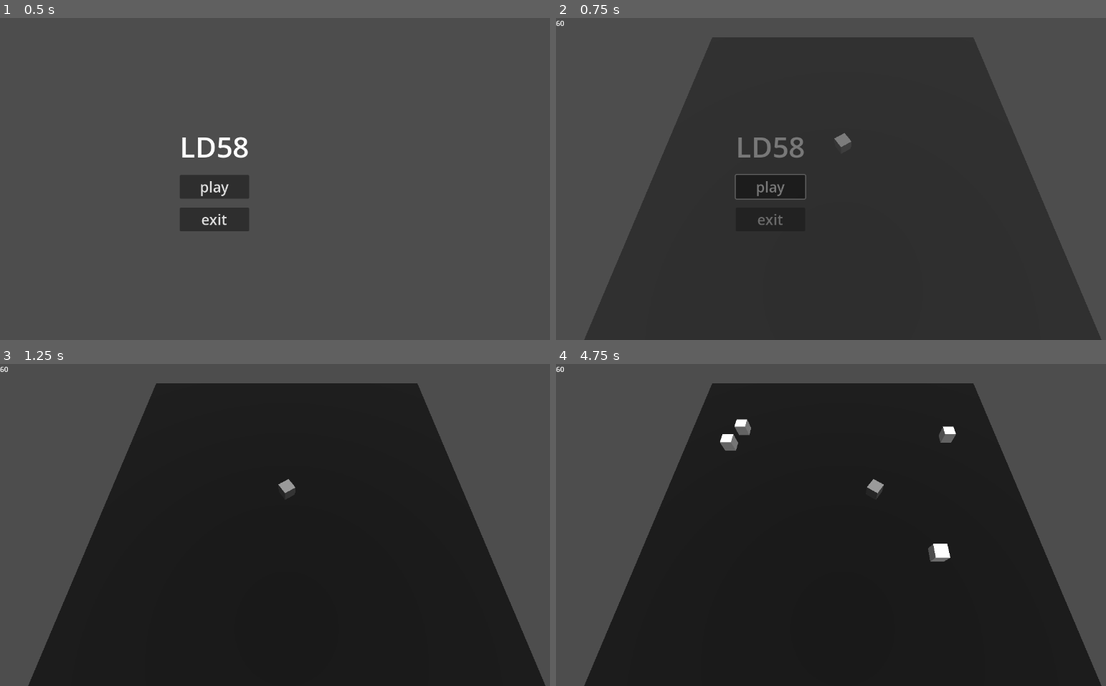
Above: before the commit, frames 1-4 (two rows, left to right).
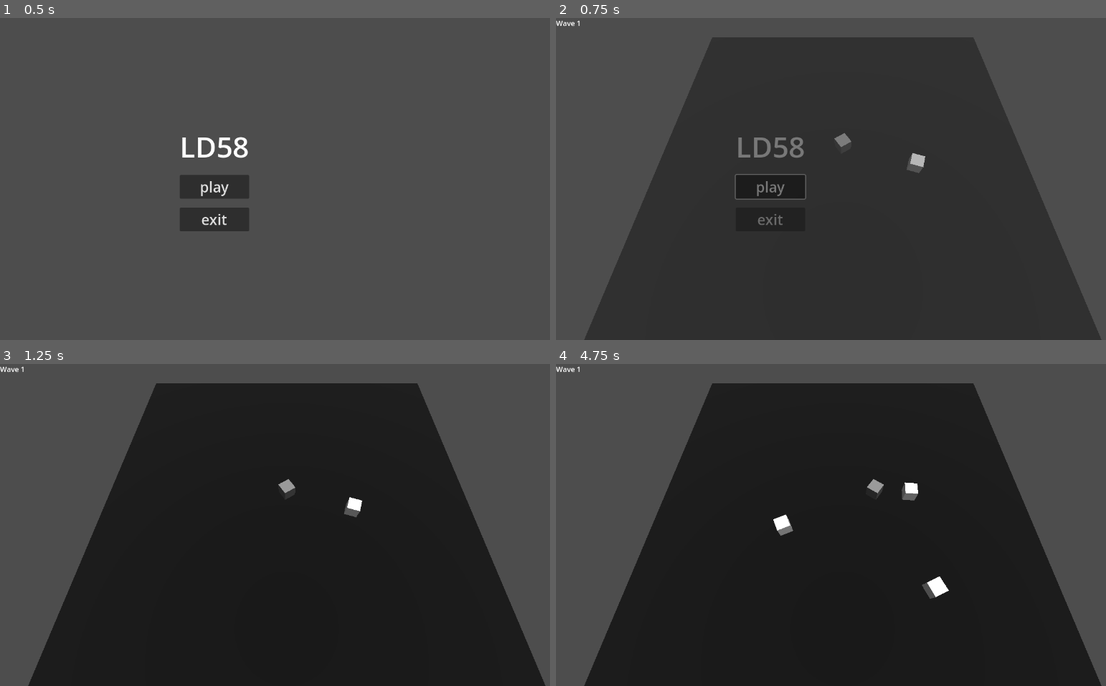
Above: after the commit, the same moments.

Repository: feored/LD58
Game: Godot game, scene res://scenes/main_menu/main_menu.tscn
The game is run twice, just before and just after one commit, with the same random seed, the same clock (stepped at 60 frames per second) and the same inputs. Sound files missing from this copy of the repository are replaced by a short silence.
Inputs (mouse positions are in pixels of both pictures, inside the frame that each line leads up to):
- Up to frame 1 (0.5 s): no input
- Up to frame 2 (0.75 s): click "play" at 0.5 s
- Up to frame 3 (1.25 s): no input
- Up to frame 4 (4.75 s): move the mouse to (968, 508) at 1.27 s; hold D (right) 1.28-2.03 s; move the mouse to (726, 541) at 2.02 s; hold S (down) 2.03-2.78 s; move the mouse to (902, 454) at 2.77 s; hold D (right) 2.78-3.53 s; move the mouse to (814, 589) at 3.52 s; hold W (up) 3.53-4.28 s; move the mouse to (1012, 573) at 4.27 s; hold A (left) from 4.28 s (still down)

Frame 1 is identical in both runs. In frame 2, 0.2% of the frame differs, in the area x 0-68%, y 0-49%; in frame 3, 0.2%; in frame 4, 1.1%, in the area x 0-73%, y 0-73%.
Error before the commit: Parse Error: Identifier "get_enemies" not declared in the current scope. (res://scenes/battle/enemy/enemy.gd:24)

Commit message:
wave system

Diff:
--- a/scenes/battle/UI/battle_ui.gd
+++ b/scenes/battle/UI/battle_ui.gd
@@ -1 +1,43 @@
 extends CanvasLayer
+
+signal next_wave
+
+enum State {
+    NONE,
+    IN_WAVE,
+    MENU
+}
+
+var state: State = State.NONE
+
+@onready var wave_label: Label = %WaveLabel
+@onready var menu_container: Control = %MenuContainer
+
+func _ready() -> void:
+    self.set_state(State.NONE)
+
+func set_wave(number: int) -> void:
+    wave_label.text = "Wave %d" % number
+    self.set_state(State.IN_WAVE)
+
+func set_state(new_state: State) -> void:
+    state = new_state
+    match state:
+        State.IN_WAVE:
+            menu_container.visible = false
+            wave_label.visible = true
+        State.MENU:
+            menu_container.visible = true
+            wave_label.visible = false
+        State.NONE:
+            menu_container.visible = false
+            wave_label.visible = false
+
+func _on_button_pressed() -> void:
+    Log.info("Menu button pressed")
+
+
+func _on_next_wave_button_pressed() -> void:
+    self.set_state(State.IN_WAVE)
+    next_wave.emit()
+    get_tree().paused = false
--- a/scenes/battle/battle.gd
+++ b/scenes/battle/battle.gd
@@ -1,15 +1,25 @@
 extends Node3D
+
+const WAVE_DURATION = 10.0
+var wave_number: int = 1
+var spawn_rate: float = 2.0 # seconds between spawns
+var next_spawn_time: float = 0.0
+
 var enemy_scene = preload("res://scenes/battle/enemy/enemy.tscn")
 var enemies: Array = []
-@onready var UI
 
 var time_elapsed: float = 0.0
+
+@onready var UI = %UI
 @onready var player_character = %Character
 
+func _ready() -> void:
+    UI.set_wave(wave_number)
+
 func manage_spawn() -> void:
-    if time_elapsed > 1.0:
+    if time_elapsed > next_spawn_time:
         spawn_enemy()
-        time_elapsed = 0.0
+        next_spawn_time = time_elapsed + Utils.rng.randf_range(spawn_rate * 0.75, spawn_rate * 1.25)
 
 func spawn_enemy() -> void:
     var enemy_instance = enemy_scene.instantiate()
@@ -20,9 +30,25 @@
     )
     add_child(enemy_instance)
     enemy_instance.player_character = player_character
-    enemy_instance.get_enemies = func(): return self.enemies
+    # enemy_instance.get_enemies = func(): return self.enemies
     enemies.push_back(enemy_instance)
+
+func check_wave() -> void:
+    if time_elapsed > WAVE_DURATION:
+        get_tree().paused = true
+        UI.set_state(UI.State.MENU)
 
 func _process(delta: float) -> void:
     time_elapsed += delta
     manage_spawn()
+    check_wave()
+
+func _on_ui_next_wave() -> void:
+    Log.info("Starting next wave")
+    for enemy in enemies:
+        enemy.queue_free()
+    enemies.clear()
+    spawn_rate = max(0.5, spawn_rate - 0.2)
+    time_elapsed = 0.0
+    wave_number += 1
+    UI.set_wave(wave_number)
--- a/scenes/battle/battle.tscn
+++ b/scenes/battle/battle.tscn
@@ -13,7 +13,7 @@
 
 [sub_resource type="Environment" id="Environment_r1e00"]
 
-[node name="Node3D" type="Node3D"]
+[node name="Battle" type="Node3D"]
 script = ExtResource("1_0yh6x")
 
 [node name="Ground" type="MeshInstance3D" parent="."]
@@ -34,9 +34,31 @@
 movement_speed = 2.5
 
 [node name="UI" type="CanvasLayer" parent="."]
+unique_name_in_owner = true
+process_mode = 3
 script = ExtResource("3_xd4uy")
 
-[node name="TimerLabel" type="Label" parent="UI"]
+[node name="WaveLabel" type="Label" parent="UI"]
+unique_name_in_owner = true
 offset_right = 40.0
 offset_bottom = 23.0
 text = "60"
+
+[node name="MenuContainer" type="PanelContainer" parent="UI"]
+unique_name_in_owner = true
+process_mode = 3
+anchors_preset = 15
+anchor_right = 1.0
+anchor_bottom = 1.0
+grow_horizontal = 2
+grow_vertical = 2
+
+[node name="NextWaveButton" type="Button" parent="UI/MenuContainer"]
+process_mode = 3
+layout_mode = 2
+size_flags_horizontal = 4
+size_flags_vertical = 4
+text = "Next Wave"
+
+[connection signal="next_wave" from="UI" to="." method="_on_ui_next_wave"]
+[connection signal="pressed" from="UI/MenuContainer/NextWaveButton" to="UI" method="_on_next_wave_button_pressed"]
--- a/scenes/battle/enemy/enemy.gd
+++ b/scenes/battle/enemy/enemy.gd
@@ -10,45 +10,49 @@
 
 
 func _physics_process(delta: float) -> void:
-	if not player_character:
-		return
-	if is_hit:
-		self.global_position += (transform.basis.z * delta * speed * 5)
-		return
-	look_at(player_character.global_position)
-	if player_character.global_position.distance_to(self.global_position) > 0.5:
-		self.global_position += (-transform.basis.z * delta * speed)
+    if not player_character:
+        return
+    if is_hit:
+        self.global_position += (transform.basis.z * delta * speed * 5)
+        return
+    look_at(player_character.global_position)
+    if player_character.global_position.distance_to(self.global_position) > 0.5:
+        self.global_position += (-transform.basis.z * delta * speed)
 
 
-func separate() -> Vector3:
-	var enemies = get_enemies.call()
-	var too_close: Vector3 = Vector3.ZERO
-	var too_close_count = 0
-	for enemy in enemies:
-		if enemy == self:
-			continue
-		var distance = enemy.global_position.distance_to(self.global_position)
-		if distance < ENEMY_BUNCHUP_RANGE:
-			too_close += (self.global_position - enemy.global_position).normalized()
-			too_close_count += 1
-	var center_of_gravity = Vector3.ZERO
-	if too_close_count > 0:
-		center_of_gravity = too_close / too_close_count
-	return center_of_gravity
+# func separate() -> Vector3:
+#     var enemies = get_enemies.call()
+#     var too_close: Vector3 = Vector3.ZERO
+#     var too_close_count = 0
+#     for enemy in enemies:
+#         if enemy == self:
+#             continue
+#         var distance = enemy.global_position.distance_to(self.global_position)
+#         if distance < ENEMY_BUNCHUP_RANGE:
+#             too_close += (self.global_position - enemy.global_position).normalized()
+#             too_close_count += 1
+#     var center_of_gravity = Vector3.ZERO
+#     if too_close_count > 0:
+#         center_of_gravity = too_close / too_close_count
+#     return center_of_gravity
 
 
 func _on_area_3d_area_entered(area: Area3D) -> void:
-	if area.get_parent() == player_character:
-		self.hit_red_tween()
-		self.is_hit = true
+    if area.get_parent() == player_character:
+        self.hit_red_tween()
+        self.is_hit = true
 
 
 func hit_recover() -> void:
-	self.is_hit = false
-	$Mesh.get_active_material(0).albedo_color = Color.WHITE
+    self.is_hit = false
+    $Mesh.get_active_material(0).albedo_color = Color.WHITE
 
 
 func hit_red_tween() -> void:
-	var tween = create_tween()
-	tween.tween_property($Mesh.get_active_material(0), "albedo_color", Color.RED, HIT_TIME)
-	tween.tween_callback(hit_recover)
+    var tween = create_tween()
+    tween.tween_property($Mesh.get_active_material(0), "albedo_color", Color.RED, HIT_TIME)
+    tween.tween_callback(hit_recover)
+
+
+func die() -> void:
+    self.queue_free()
Not shown, added: WIP/untitled.blend.import
